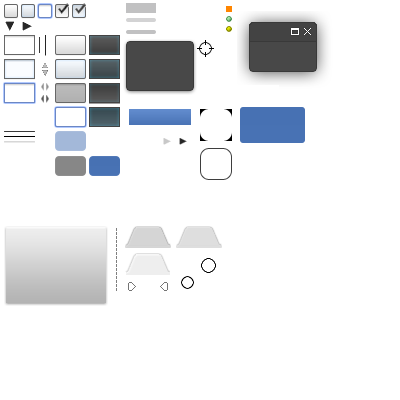
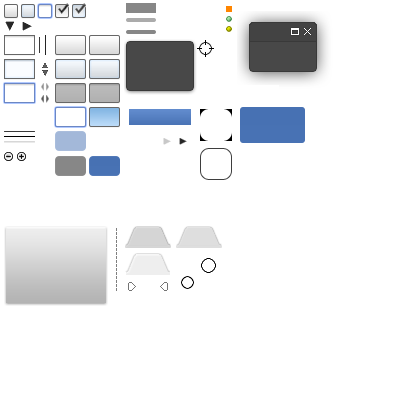
Revision of a layered 400×400 image; what changed, layer by layer:
added group "Treelist" with 2 layers in group "source" over left=4, top=152, right=26, bottom=161
added layer "Слой 4" in group "Treelist" over left=17, top=152, right=26, bottom=161
added layer "Слой 3" in group "Treelist" over left=4, top=152, right=13, bottom=161
added group "Группа 1" with 3 layers in group "scroll" over left=126, top=3, right=156, bottom=34
moved "Прямоугольник, скругл. углы 1 копия" into group "Группа 1" over left=126, top=30, right=156, bottom=34
moved "Прямоугольник, скругл. углы 1" into group "Группа 1" over left=126, top=18, right=156, bottom=22
moved "Прямоугольник 2" into group "Группа 1" over left=126, top=3, right=156, bottom=13
added group "checkbutton" with 5 layers in group "source" over left=42, top=35, right=120, bottom=127
added layer "Слой 2" in group "checkbutton" over left=42, top=63, right=48, bottom=76
added layer "check" in group "checkbutton" over left=89, top=107, right=120, bottom=127
added layer "click" (1st of 2, in "source" › "checkbutton") in group "checkbutton" over left=89, top=83, right=120, bottom=103
added layer "enter" (1st of 4, in "source" › "checkbutton") in group "checkbutton" over left=89, top=59, right=120, bottom=79
added layer "leave" (1st of 4, in "source" › "checkbutton") in group "checkbutton" over left=89, top=35, right=120, bottom=55
painted on "Слой 0 копия" over left=42, top=35, right=124, bottom=127
